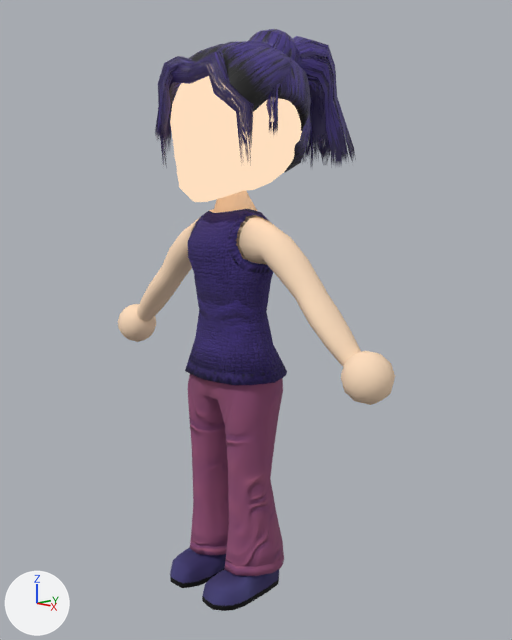
The Blender file Assets/Player/Art/PlayerCharacter.blend as it was, and as the next commit left it.
Camera for both pictures: a 50 mm camera at (3.5, -3.1, 2.71) aimed at (-0.06, 0.27, 1.81). Every picture has the same lights, and +X, +Y and +Z are marked at lower left.

In view in the first picture: 'Body_output', 'Hair_Fade', 'Hair_Fade_Bangs', 'Hair_Solid', 'Hair_Solid_Tie', 'Head'.
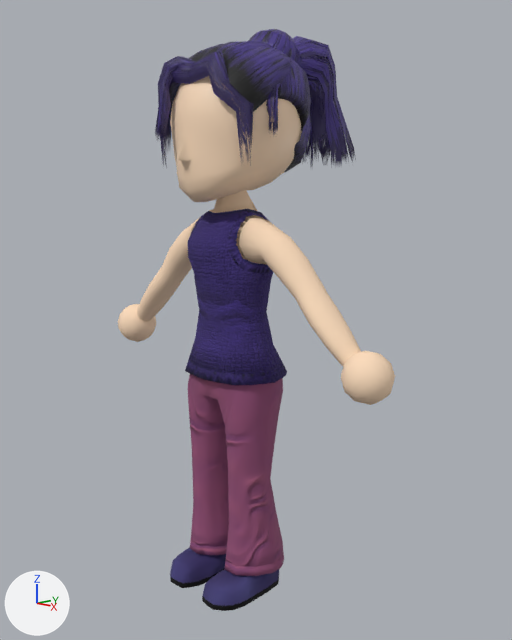
Edits to the bpy script that builds the scene:
```text
Change mat_head:
    where n1 = _N.new('ShaderNodeVertexColor'); n1.name = 'Color Attribute'
    where n0 = _N.new('ShaderNodeOutputMaterial'); n0.name = 'Material Output'
    remove _L.new(n1.outputs[0], n0.inputs[0])  # 'Color' to 'Surface'
    add n2 = _N.new('ShaderNodeBsdfPrincipled'); n2.name = 'Principled BSDF'
    add _L.new(n1.outputs[0], n2.inputs[0])  # 'Color' to 'Base Color'
    add _L.new(n2.outputs[0], n0.inputs[0])  # 'BSDF' to 'Surface'
```

Pixel boxes (x1, y1, x2, y2) of what changed, in the pictures (512 x 640 px):
'Head', recoloured
    both: (170, 76, 302, 202)
